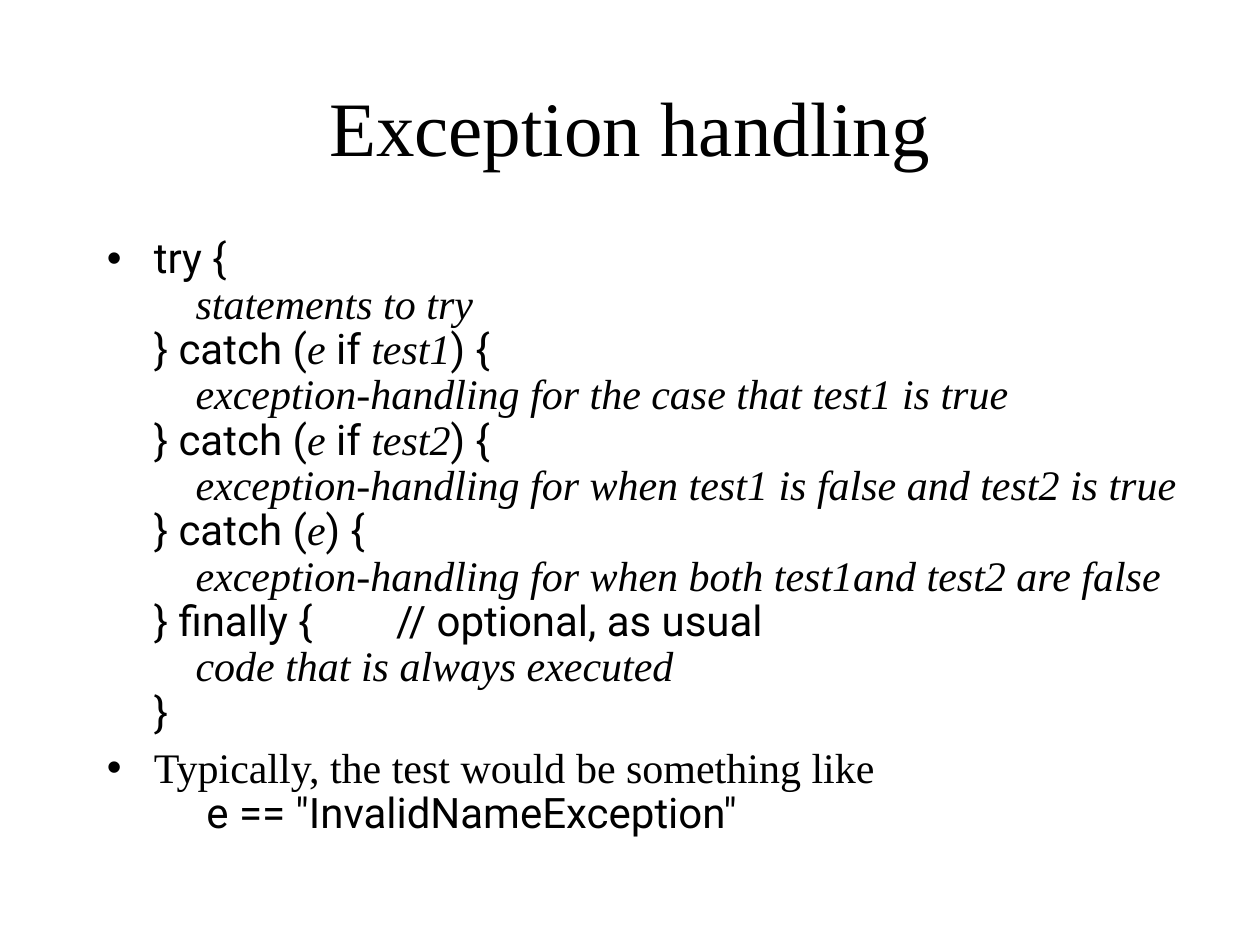
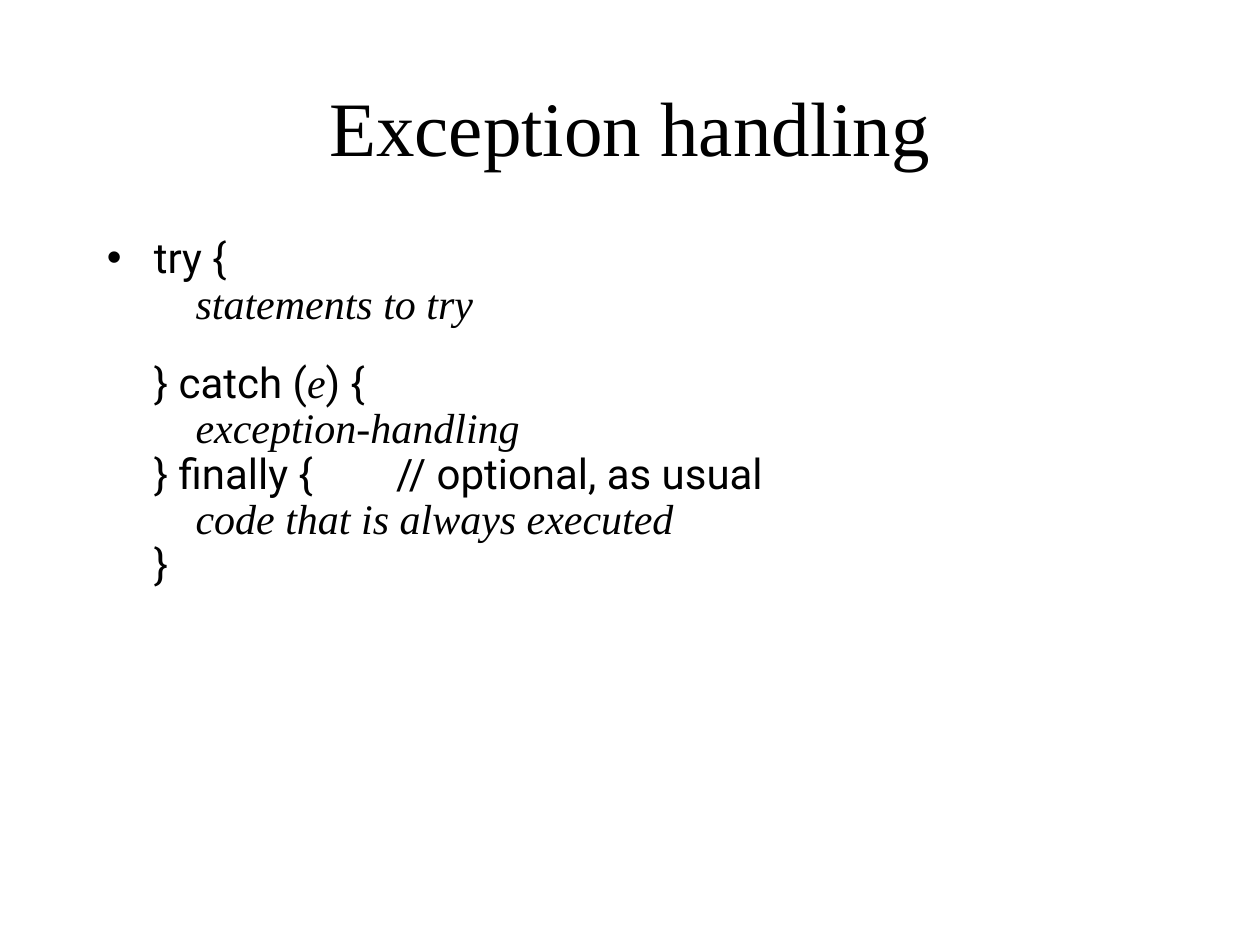
Before and after one commit to vineetsemwal/maverick, a slide deck: slide 19 of javascript_v1.pptx. Drawn at 1260x945 pixels with LibreOffice and Linux fonts; fonts in the diff are those of the drawing. Boxes give left, top, right and bottom in pixels: in the first picture for what was removed or moved away, otherwise in the second. Text is boxed around its words. In the diff, an @@ line names an element or a change of style, - is before the commit and + after.

```diff
--- a/javascript_v1.pptx
+++ b/javascript_v1.pptx
@@ text at <box>154,245,763,543</box>: text changed @@
-• try {
-  statements to try
-  } catch (e if test1) {
-  exception-handling for the case that test1 is true
-  } catch (e if test2) {
-  exception-handling for when test1 is false and test2 is true
-  } catch (e) {
-  exception-handling for when both test1and test2 are false
-  } finally { // optional, as usual
-  code that is always executed
-  }
-• Typically, the test would be something like
-  e == "InvalidNameException"
+• try {
+  statements to try
+  } catch (e) {
+  exception-handling
+  } finally { // optional, as usual
+  code that is always executed
+  }
```
Also in this commit, not shown: 1 other slide changed, 1 other file.
